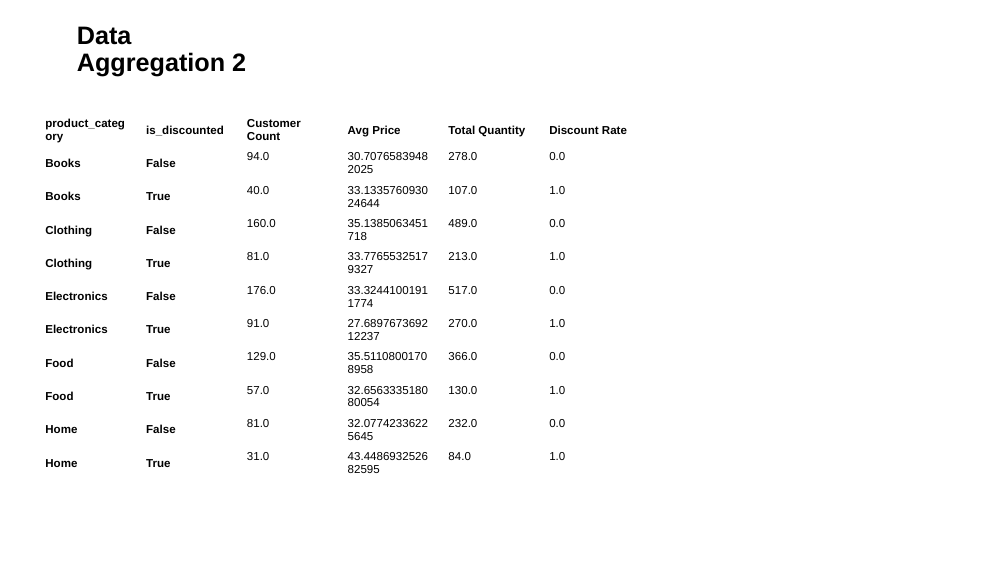
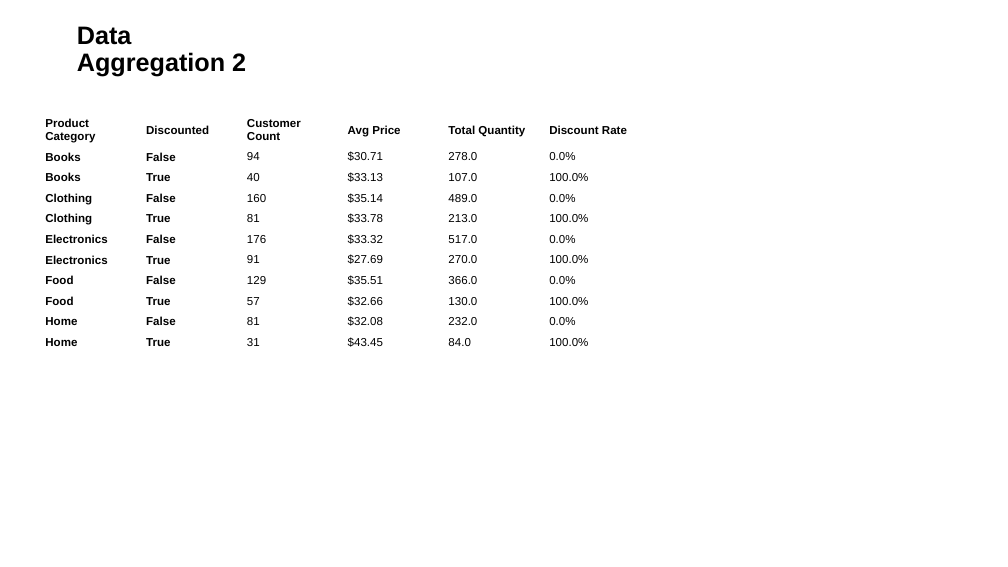
Before and after one commit to toddbenanzer/work_utils2, a slide deck: slide 2 of test.pptx. Drawn at 1008x567 pixels with LibreOffice and Linux fonts; fonts in the diff are those of the drawing. Boxes give left, top, right and bottom in pixels: in the first picture for what was removed or moved away, otherwise in the second. Text is boxed around its words. In the diff, an @@ line names an element or a change of style, - is before the commit and + after.

```diff
--- a/test.pptx
+++ b/test.pptx
@@ table at box(38, 113, 641, 351) @@
-row 1, column 1: product_category
+row 1, column 1: Product Category
-row 1, column 2: is_discounted
+row 1, column 2: Discounted
-row 2: Books | False | 94.0 | 30.70765839482025 | 278.0 | 0.0
+row 2: Books | False | 94 | $30.71 | 278.0 | 0.0%
-row 3: Books | True | 40.0 | 33.133576093024644 | 107.0 | 1.0
+row 3: Books | True | 40 | $33.13 | 107.0 | 100.0%
-row 4: Clothing | False | 160.0 | 35.1385063451718 | 489.0 | 0.0
+row 4: Clothing | False | 160 | $35.14 | 489.0 | 0.0%
-row 5: Clothing | True | 81.0 | 33.77655325179327 | 213.0 | 1.0
+row 5: Clothing | True | 81 | $33.78 | 213.0 | 100.0%
-row 6: Electronics | False | 176.0 | 33.32441001911774 | 517.0 | 0.0
+row 6: Electronics | False | 176 | $33.32 | 517.0 | 0.0%
-row 7: Electronics | True | 91.0 | 27.689767369212237 | 270.0 | 1.0
+row 7: Electronics | True | 91 | $27.69 | 270.0 | 100.0%
-row 8: Food | False | 129.0 | 35.51108001708958 | 366.0 | 0.0
+row 8: Food | False | 129 | $35.51 | 366.0 | 0.0%
-row 9: Food | True | 57.0 | 32.656333518080054 | 130.0 | 1.0
+row 9: Food | True | 57 | $32.66 | 130.0 | 100.0%
-row 10: Home | False | 81.0 | 32.07742336225645 | 232.0 | 0.0
+row 10: Home | False | 81 | $32.08 | 232.0 | 0.0%
-row 11: Home | True | 31.0 | 43.448693252682595 | 84.0 | 1.0
+row 11: Home | True | 31 | $43.45 | 84.0 | 100.0%
```
Also in this commit, not shown: 1 other slide changed, 2 other files.
